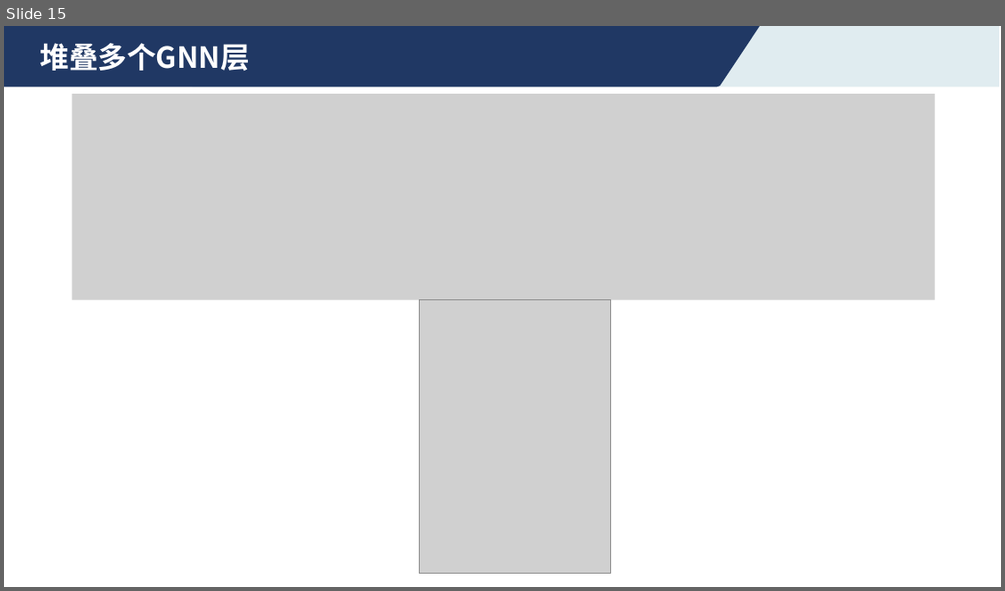
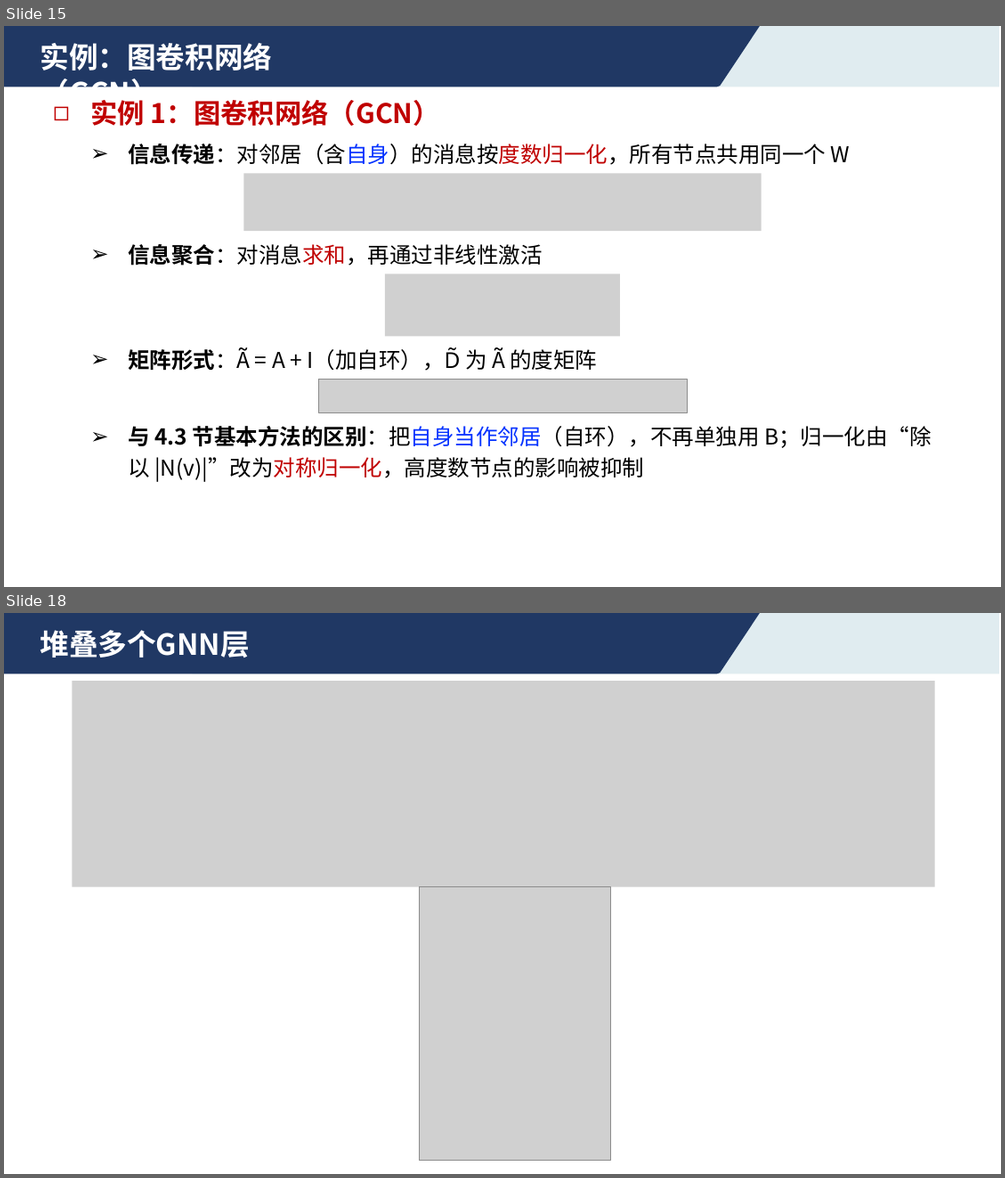
Before and after one commit to ustc-aicourse/ustc-aicourse.github.io, a slide deck: course-materials/theory/2026-10-12/4.4 图神经网络.pptx. Shown one above the other, each under a label of ours: slide 15 before the commit, slides 15 and 18 after it; the slides between them are not shown. The pictures are 1005x591 and 1005x1178 pixels, drawn with LibreOffice and Linux fonts; fonts in the diff are those of the drawing; grey boxes stand for pictures. Boxes give left, top, right and bottom in pixels: in the first picture for what was removed or moved away, otherwise in the second. Text is boxed around its words. In the diff, an @@ line names an element or a change of style, - is before the commit and + after.

```diff
--- a/course-materials/theory/2026-10-12/4.4 图神经网络.pptx
+++ b/course-materials/theory/2026-10-12/4.4 图神经网络.pptx
@@ slide 15 added at <box>4,26,1001,587</box>, background #FFFFFF; not listed: 2 template elements that a slide beside it also shows @@
@@ text added at <box>40,43,272,111</box>, 28 pt, text #FFFFFF, bold @@
+实例：图卷积网络（GCN）
@@ text added at <box>90,100,440,126</box>, 26 pt, text #C00000, bold @@
+◻ 实例 1：图卷积网络（GCN）
@@ text added at <box>128,143,850,165</box>, 21 pt, text #000000 @@
+  ➢ 信息传递：对邻居（含自身）的消息按度数归一化，所有节点共用同一个 W
@@ picture added at <box>244,174,761,231</box> @@
@@ text added at <box>128,244,542,265</box>, 21 pt, text #000000 @@
+  ➢ 信息聚合：对消息求和，再通过非线性激活
@@ picture added at <box>386,273,620,337</box> @@
@@ text added at <box>128,347,597,370</box>, 21 pt, text #000000 @@
+  ➢ 矩阵形式：Ã = A + I（加自环），D̃ 为 Ã 的度矩阵
@@ picture added at <box>318,379,687,412</box> @@
@@ text added at <box>128,426,931,481</box>, 21 pt, text #000000 @@
+  ➢ 与 4.3 节基本方法的区别：把自身当作邻居（自环），不再单独用 B；归一化由“除以 |N(v)|”改为对称归一化，高度数节点的影响被抑制
@@ what was slide 15 is now slide 18 @@
```
Also in this commit, not shown: 2 slides changed, 4 other slides added, 2 other files.
